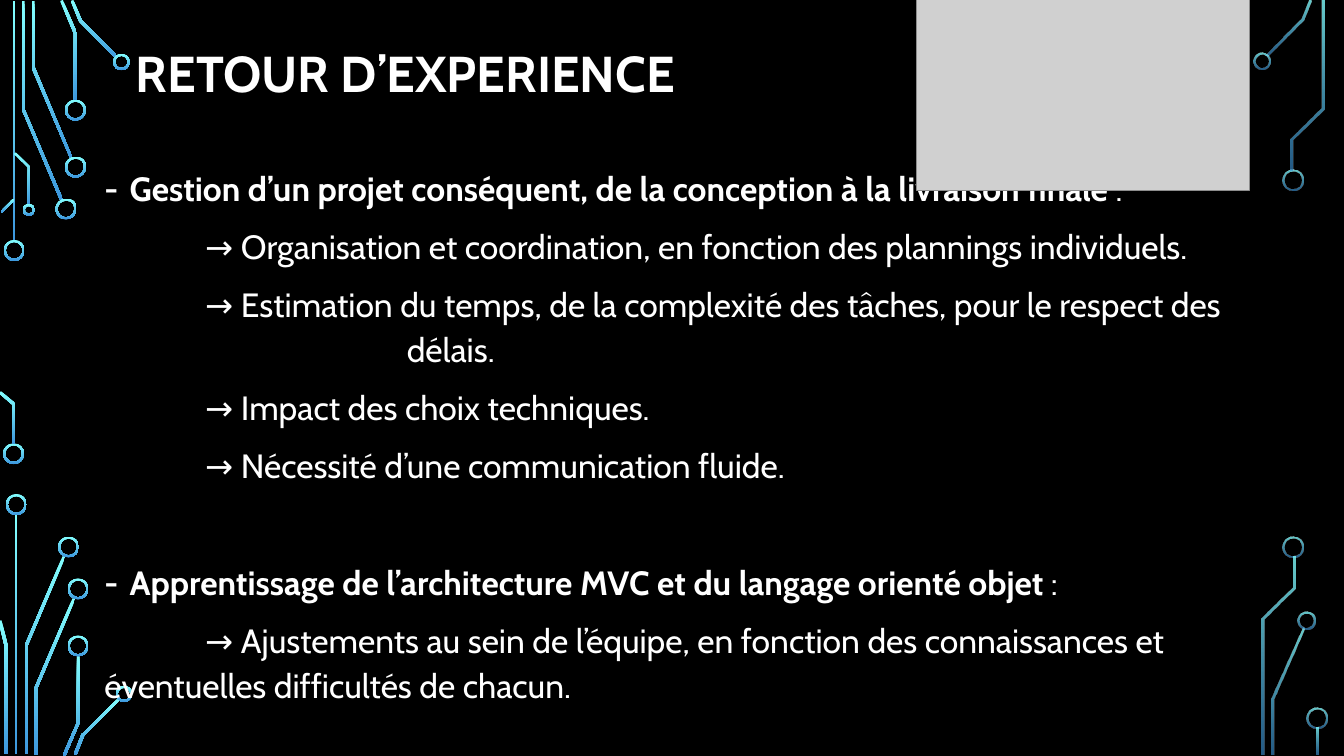
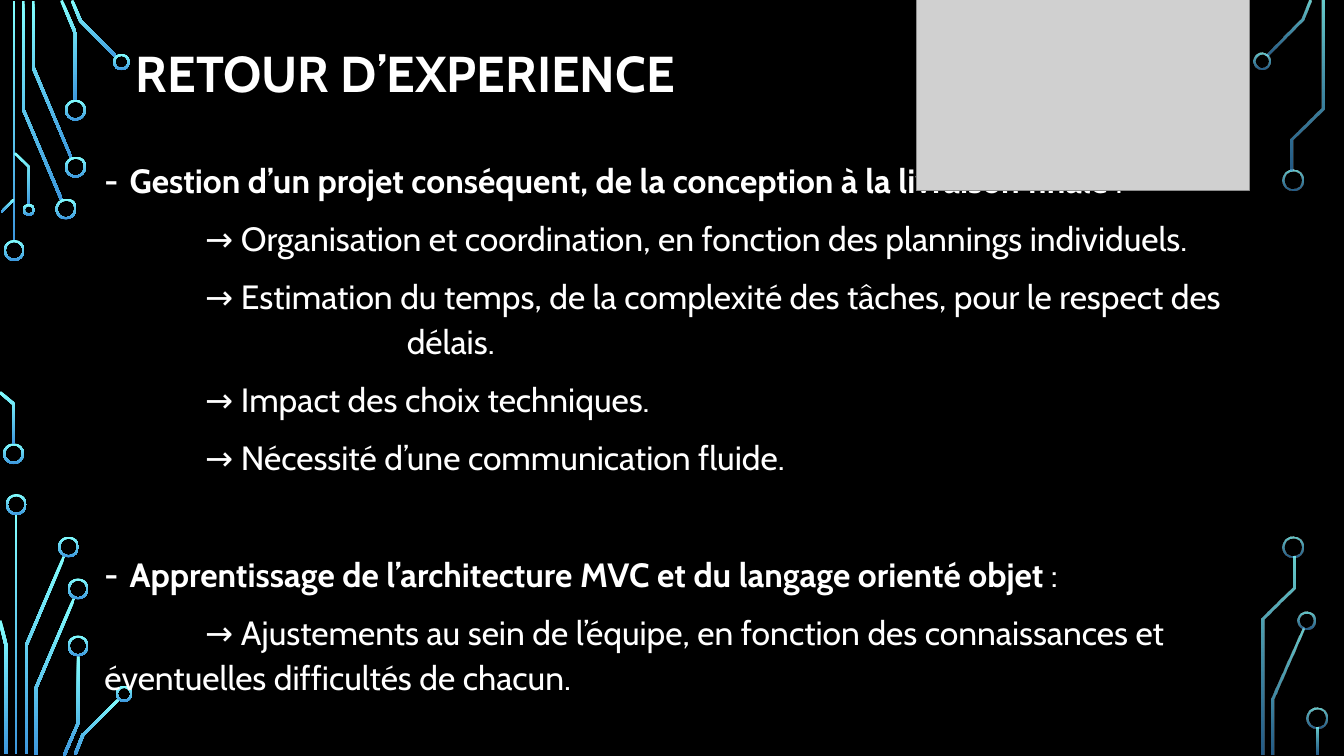
Before and after one commit to JNC-Hub/CUBES-3-GROUPE, a slide deck: slide 18 of Documentation/Présentation/cubes3Groupe.pptx. Drawn at 1344x756 pixels with LibreOffice and Linux fonts; fonts in the diff are those of the drawing; grey boxes stand for pictures; background and template pictures are left out. Boxes give left, top, right and bottom in pixels: in the first picture for what was removed or moved away, otherwise in the second. Text is boxed around its words. In the diff, an @@ line names an element or a change of style, - is before the commit and + after.

```diff
--- a/Documentation/Présentation/cubes3Groupe.pptx
+++ b/Documentation/Présentation/cubes3Groupe.pptx
@@ text "Gestion d’un projet conséquent, de ...": place and size @@
-text "Gestion d’un projet conséquent, de ..." at bbox=[104, 173, 1221, 706]
+text "Gestion d’un projet conséquent, de ..." at bbox=[104, 165, 1221, 698]
```
Also in this commit, not shown: 1 other slide changed.
